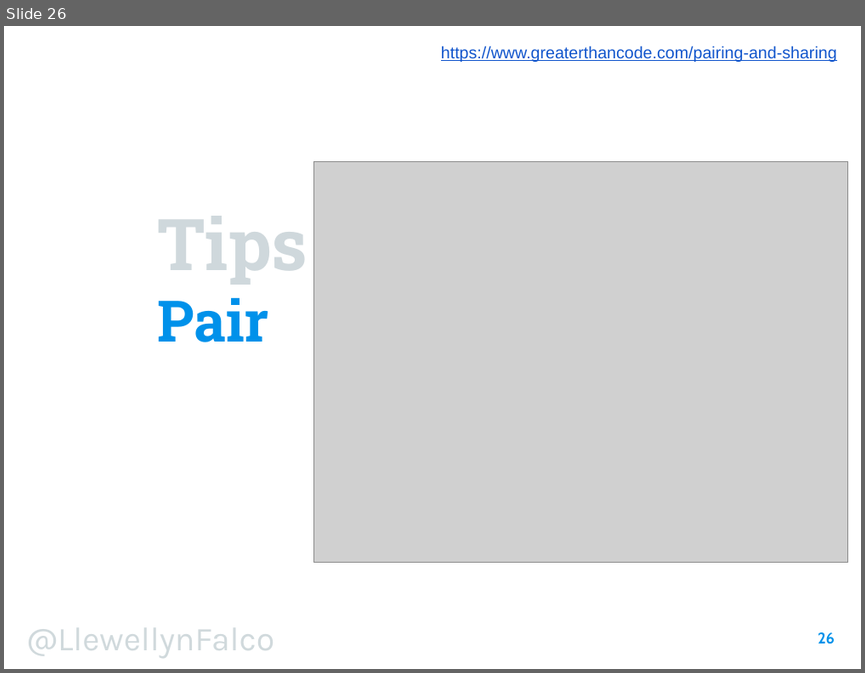
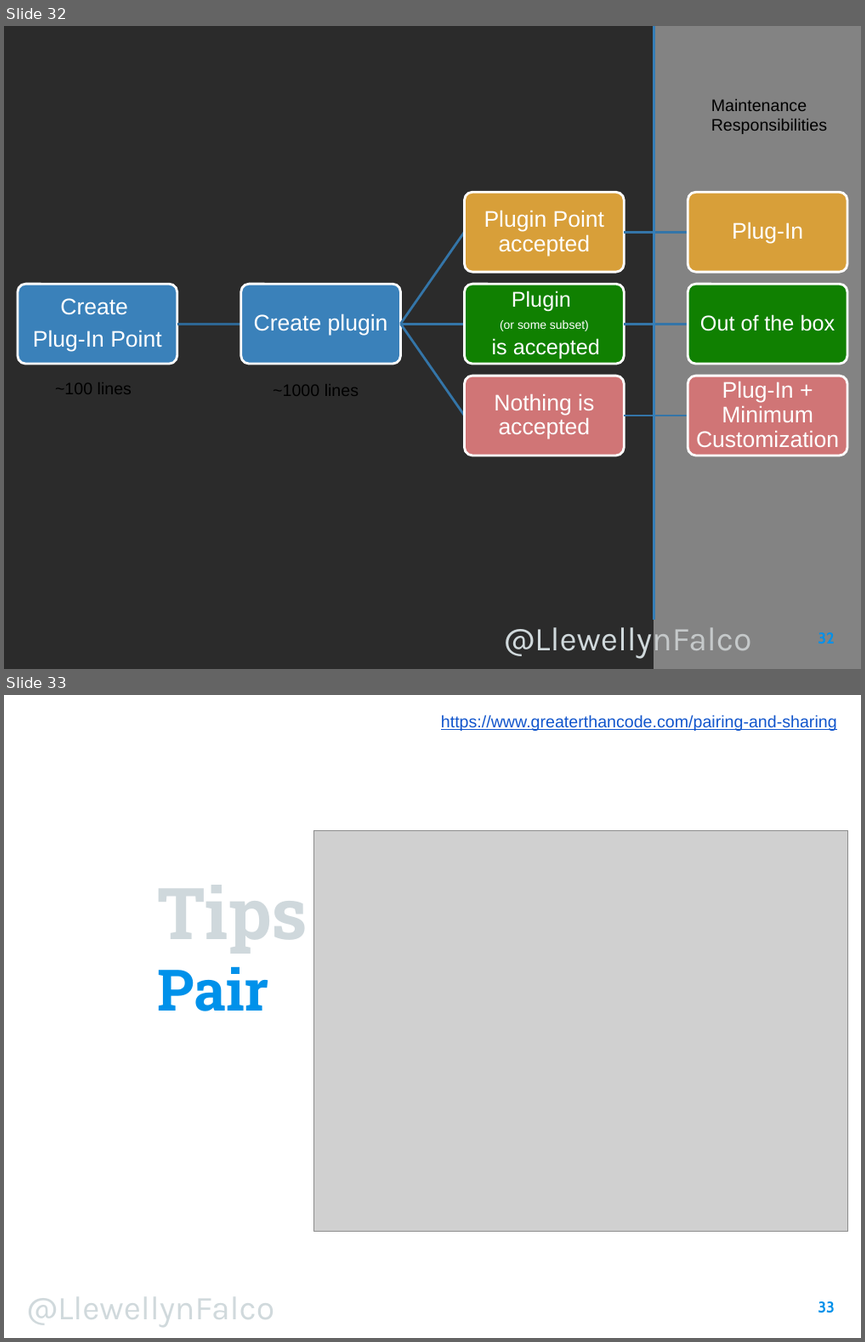
Before and after one commit to isidore/Talk-AvoidingLockIn, a slide deck: Avoiding Lock-In.pptx. Shown one above the other, each under a label of ours: slide 26 before the commit, slides 32 and 33 after it. The pictures are 865x673 and 865x1342 pixels, drawn with LibreOffice and Linux fonts; fonts in the diff are those of the drawing; grey boxes stand for pictures; background and template pictures are left out; a plain dark background stands for a picture behind light text. Boxes give left, top, right and bottom in pixels: in the first picture for what was removed or moved away, otherwise in the second. Text is boxed around its words. In the diff, an @@ line names an element or a change of style, - is before the commit and + after.

Commit message:
finished custom fork

```diff
--- a/Avoiding Lock-In.pptx
+++ b/Avoiding Lock-In.pptx
@@ slide 32 added at [4,26,861,669], background picture (left out) @@
@@ rectangle added at [653,26,861,669], fill #BFBFBF at 60% opacity @@
@@ line added from (653, 26) to (653, 620), #367EB9 2.25 pt @@
@@ text added at [711,99,827,134], 14 pt, text #000000 @@
+Maintenance
+Responsibilities
@@ text added at [55,382,132,394], 14 pt, text #000000 @@
+~100 lines
@@ group added at [18,193,847,455]: 8 rounded rectangles, 8 texts, 7 freeform shapes @@
+Create
+Plug-In Point
+Create plugin
+Plugin Point accepted
+Plug-In
+Plugin
+(or some subset)
+is accepted
+Out of the box
+Nothing is accepted
+Plug-In + Minimum Customization
@@ text added at [273,384,358,396], 14 pt, text #000000 @@
+~1000 lines
@@ text added at [504,620,752,658], 28 pt, text #D0D9DC @@
+@LlewellynFalco
@@ page number added at [817,632,834,643], 13 pt, text #0091EA, bold @@
+32
@@ what was slide 26 is now slide 33 @@
@@ page number at [817,1301,834,1313]: text changed @@
-26
+33
```
Also in this commit, not shown: 5 slides changed, 7 other slides added, 1 slide removed.
